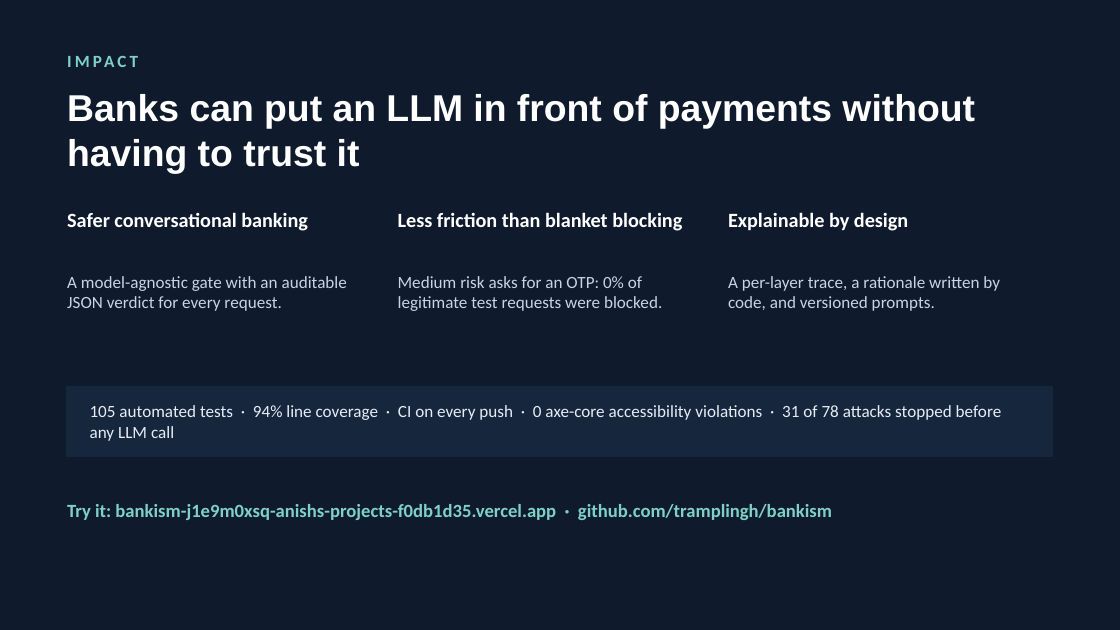
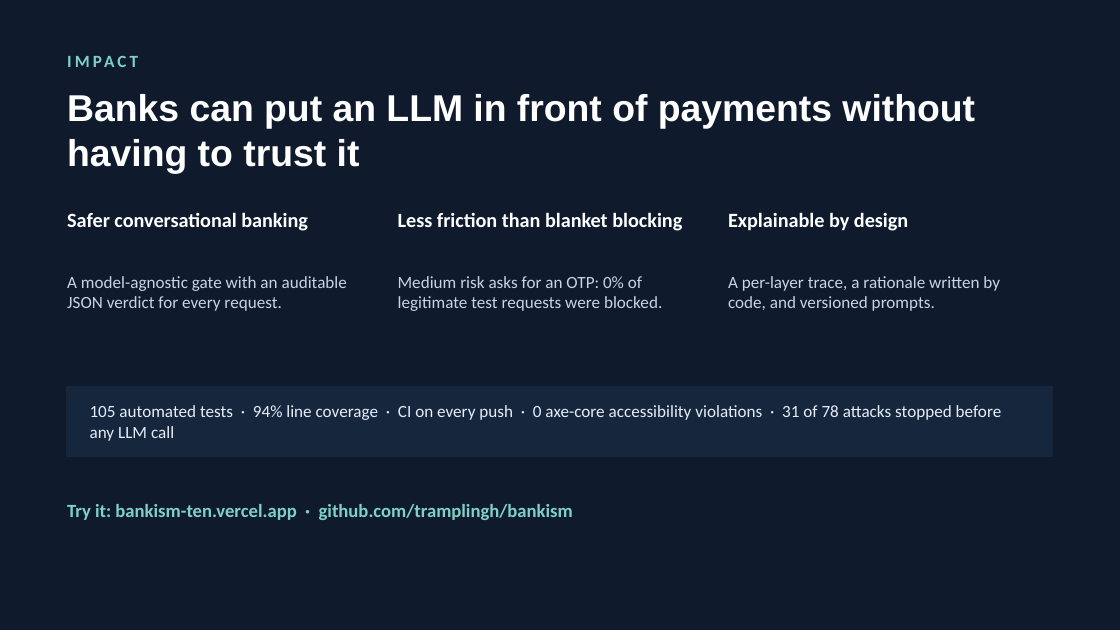
Before and after one commit to tramplingh/Bankism, a slide deck: slide 8 of docs/deck/Bankism.pptx. Drawn at 1120x630 pixels with LibreOffice and Linux fonts; fonts in the diff are those of the drawing. Boxes give left, top, right and bottom in pixels: in the first picture for what was removed or moved away, otherwise in the second. Text is boxed around its words. In the diff, an @@ line names an element or a change of style, - is before the commit and + after.

```diff
--- a/docs/deck/Bankism.pptx
+++ b/docs/deck/Bankism.pptx
@@ text at box(67, 504, 573, 520): text changed @@
-Try it: bankism-j1e9m0xsq-anishs-projects-f0db1d35.vercel.app · github.com/tramplingh/bankism
+Try it: bankism-ten.vercel.app · github.com/tramplingh/bankism
```
Also in this commit, not shown: 1 other slide changed, 3 other files.
